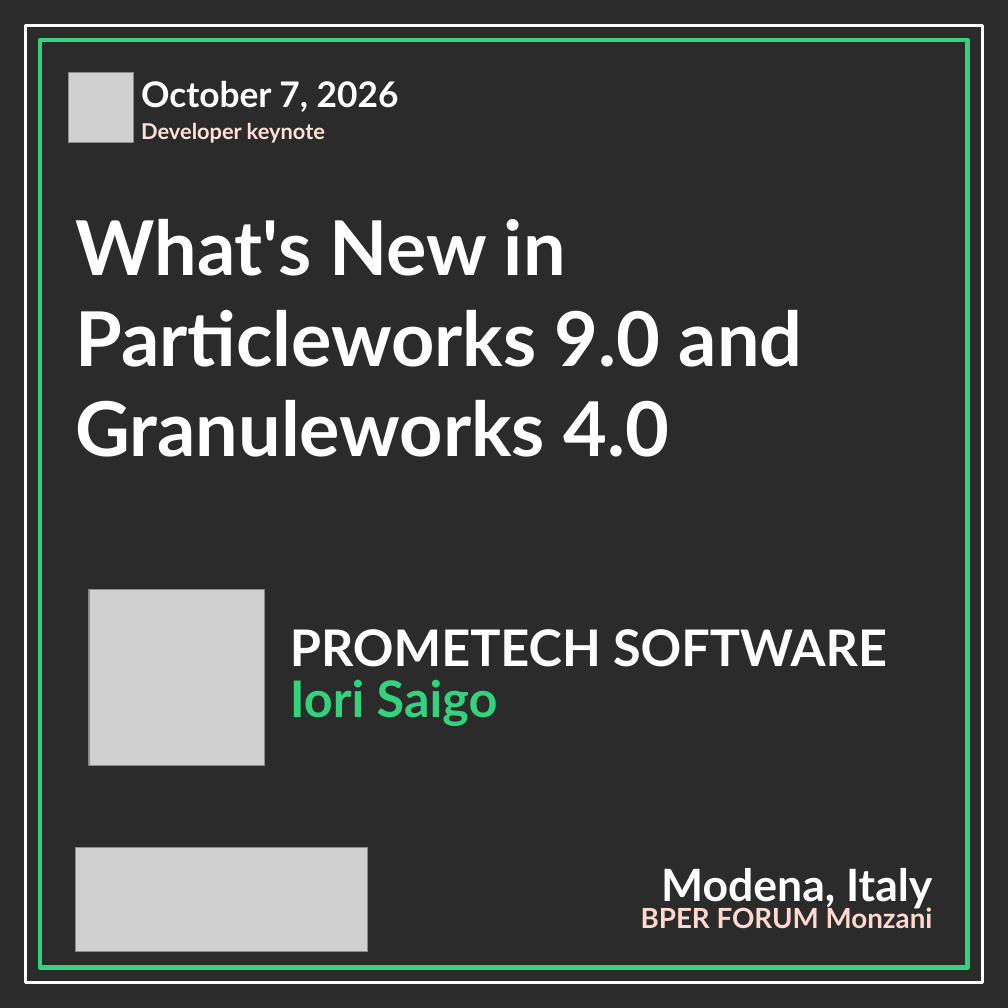
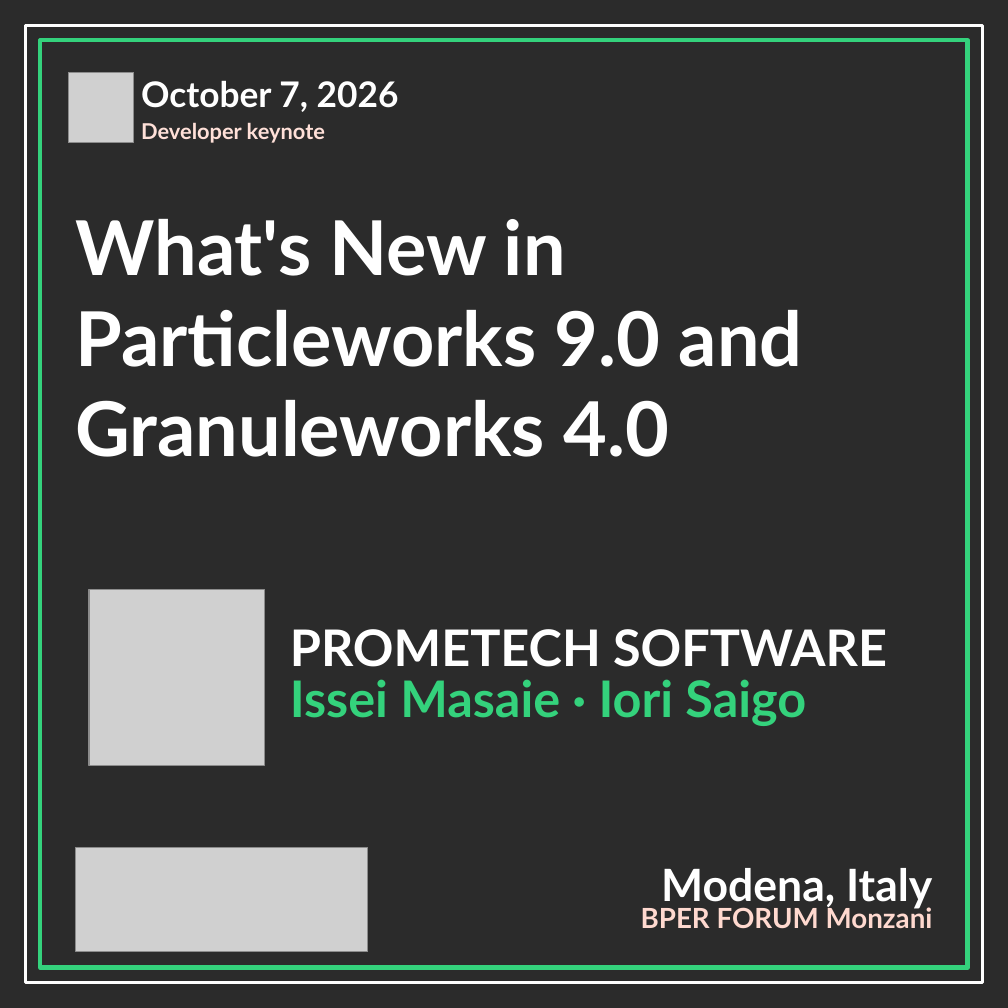
Before and after one commit to micmer-git/pw-website, a slide deck: slide 1 of experience/cards/particleworks-experience-2026-cards.pptx. Drawn at 1008x1008 pixels with LibreOffice and Linux fonts; fonts in the diff are those of the drawing; grey boxes stand for pictures; background and template pictures are left out; a plain dark background stands for a picture behind light text. Boxes give left, top, right and bottom in pixels: in the first picture for what was removed or moved away, otherwise in the second. Text is boxed around its words. In the diff, an @@ line names an element or a change of style, - is before the commit and + after.

```diff
--- a/experience/cards/particleworks-experience-2026-cards.pptx
+++ b/experience/cards/particleworks-experience-2026-cards.pptx
@@ text at (x1=290, y1=679, x2=806, y2=726): text changed @@
-Iori Saigo
+Issei Masaie · Iori Saigo
```
Also in this commit, not shown: 1 other slide changed, 5 other files.
